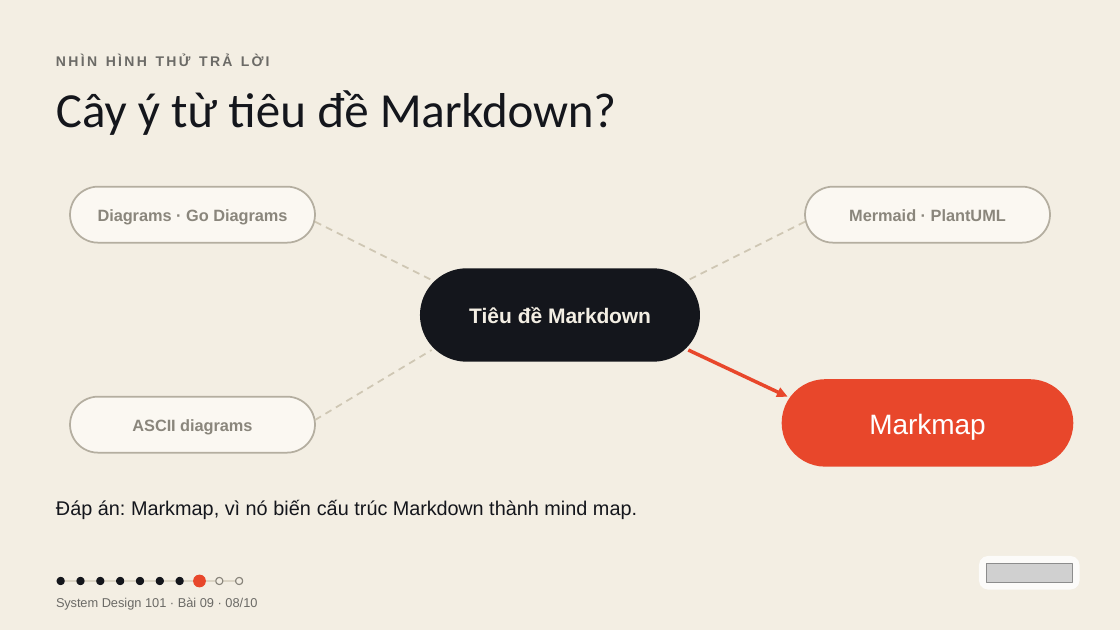
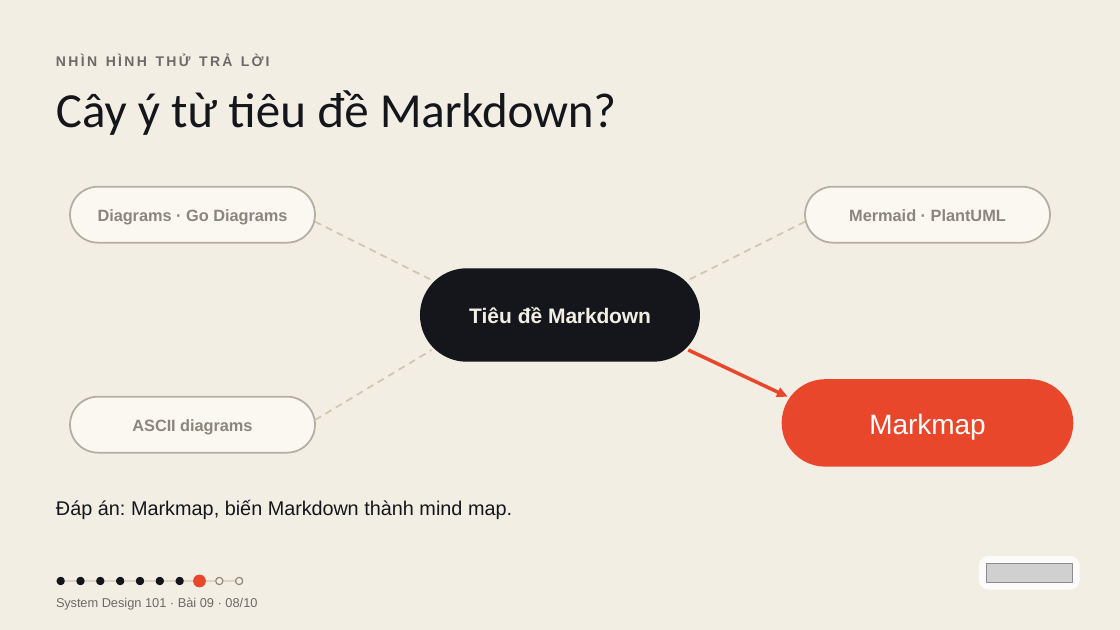
Before and after one commit to vohoailinh90/tool-marketing-studio, a slide deck: slide 8 of system-design-101/vi/lessons/sd-09-009/slides/sd-09-009.pptx. Drawn at 1120x630 pixels with LibreOffice and Linux fonts; fonts in the diff are those of the drawing; grey boxes stand for pictures. Boxes give left, top, right and bottom in pixels: in the first picture for what was removed or moved away, otherwise in the second. Text is boxed around its words. In the diff, an @@ line names an element or a change of style, - is before the commit and + after.

```diff
--- a/system-design-101/vi/lessons/sd-09-009/slides/sd-09-009.pptx
+++ b/system-design-101/vi/lessons/sd-09-009/slides/sd-09-009.pptx
@@ text at (56, 500, 512, 519): text changed @@
-Đáp án: Markmap, vì nó biến cấu trúc Markdown thành mind map.
+Đáp án: Markmap, biến Markdown thành mind map.
```
Also in this commit, not shown: 4 other slides changed, 1 other file.
